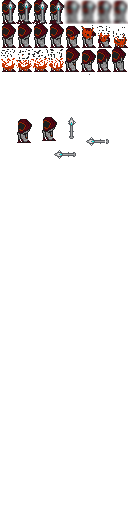
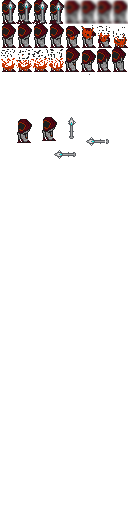
Comparing the layer stacks of the two 128x512 images. Changes:
painted on "Background" over box(65, 0, 128, 24)
